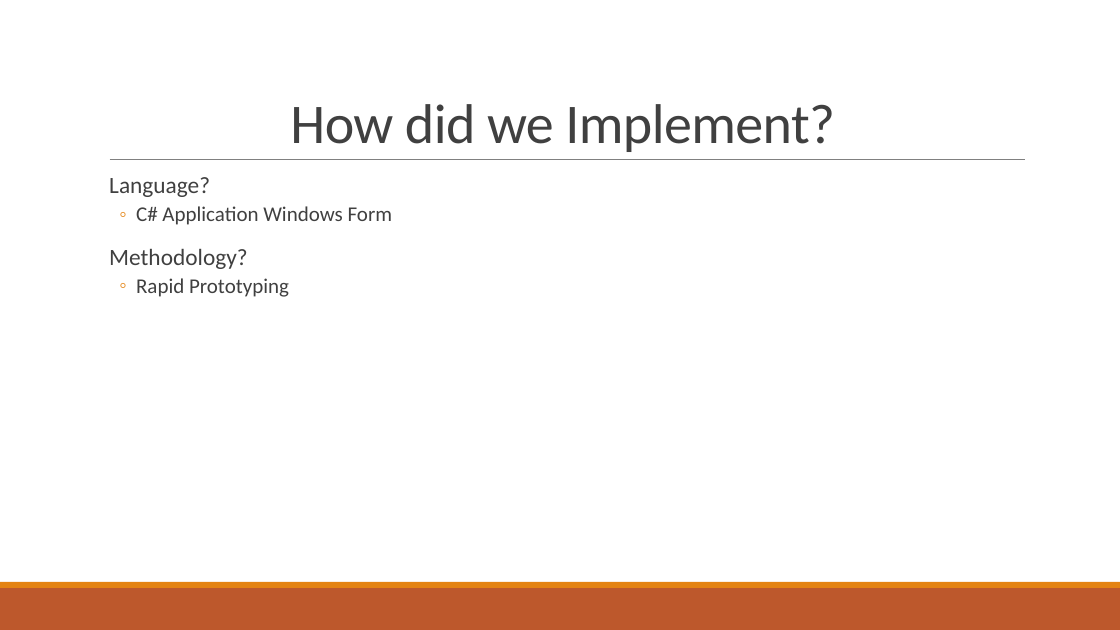
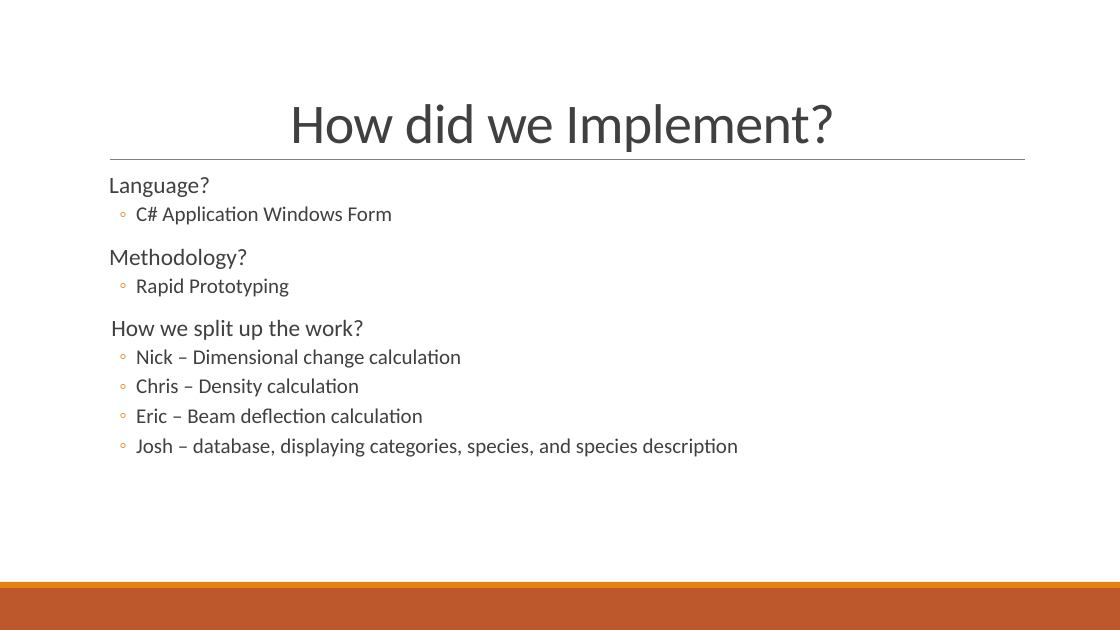
Before and after one commit to jhouston88/CSCI3350SoftwareEngineeringII, a slide deck: slide 2 of Implementation/Implementation Team Presentation.pptx. Drawn at 1120x630 pixels with LibreOffice and Linux fonts; fonts in the diff are those of the drawing. Boxes give left, top, right and bottom in pixels: in the first picture for what was removed or moved away, otherwise in the second. Text is boxed around its words. In the diff, an @@ line names an element or a change of style, - is before the commit and + after.

```diff
--- a/Implementation/Implementation Team Presentation.pptx
+++ b/Implementation/Implementation Team Presentation.pptx
@@ text at [111,320,738,457]: paragraphs added @@
+How we split up the work?
+  ◦ Nick – Dimensional change calculation
+  ◦ Chris – Density calculation
+  ◦ Eric – Beam deflection calculation
+  ◦ Josh – database, displaying categories, species, and species description
```
Also in this commit, not shown: 1 other slide changed, 2 slides added, 1 slide removed, 5 other files.
